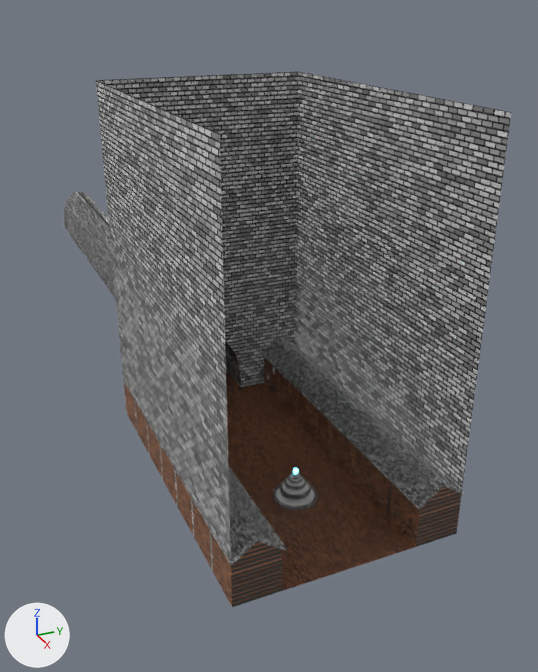
A saved change to the Blender file My project/Assets/Models/CicadaCastle.blend.
Rendered twice from a 50 mm camera at (24.4, -12.3, 20.3) aimed at (-15.2, 5.6, 0.5). Arrows for +X, +Y and +Z are at lower left; the lights stay in place.
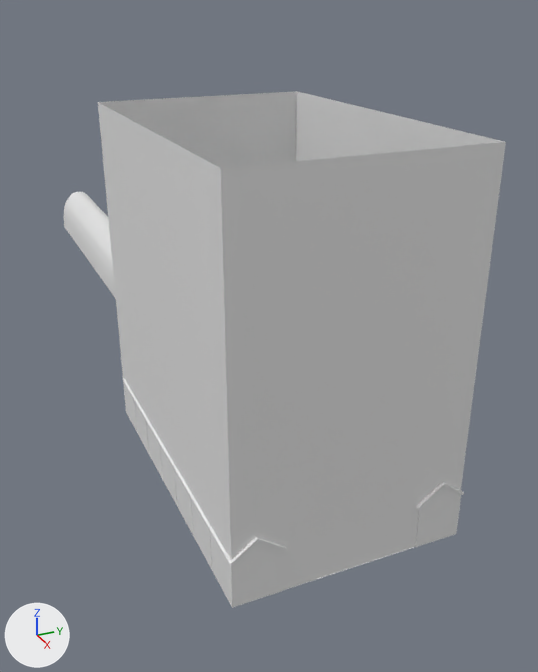
Edits to the scene script, one JSON object a line:
```json
{"block": "me_plane", "where": "# used by ob_plane; location = (0.0, 0.0, 0.0); rotation_euler = (0.0, 0.0, 3.142), in degrees (0, 0, 180); scale = (5.0, 5.0, 5.0)"}
{"op": "remove", "block": "me_plane", "code": "me_plane.from_pydata(...)  # 120 vertices, 36 faces; spans x -1.0..2.08, y -1.0..1.0, z 0.0..3.38"}
{"op": "remove", "block": "me_plane", "code": "me_plane.materials.append(mat_material_002)"}
{"op": "remove", "block": "me_plane", "code": "me_plane.materials.append(mat_material_003)"}
{"op": "add", "block": "me_plane", "code": "me_plane.from_pydata(...)  # 0 vertices, 0 faces; spans empty"}
{"block": "me_plane", "change": "me_plane part 1: the whole mesh is rebuilt"}
{"block": "me_cube_001", "where": "me_cube_001.from_pydata(...)  # 117 vertices, 100 faces; spans x -1.0..1.0, y -1.0..1.0, z -1.0..1.75"}
{"op": "remove", "block": "me_cube_001", "code": "me_cube_001.materials.append(mat_material_007)"}
{"block": "me_cube_002", "where": "me_cube_002.from_pydata(...)  # 167 vertices, 120 faces; spans x -1.0..1.0, y -1.0..1.0, z -1.0..1.75"}
{"op": "remove", "block": "me_cube_002", "code": "me_cube_002.materials.append(mat_material_007)"}
{"block": "me_cylinder", "where": "me_cylinder.from_pydata(...)  # 128 vertices, 98 faces; spans x -1.0..1.0, y -1.0..1.0, z -0.15..0.15"}
{"op": "remove", "block": "me_cylinder", "code": "me_cylinder.materials.append(mat_material_005)"}
{"block": "me_plane_001", "where": "me_plane_001.from_pydata(...)  # 181 vertices, 180 faces; spans x 2.08..9.7, y -0.33..0.33, z 0.0..0.68"}
{"block": "me_plane_001", "where": "# used by ob_plane_001; location = (0.0, 0.0, 0.0); rotation_euler = (0.0, 0.0, 3.142), in degrees (0, 0, 180); scale = (5.0, 5.0, 5.0)"}
{"block": "me_plane_001", "change": "me_plane_001 part 2: all 166 faces that had it switch from mat_material_002 to no material"}
{"block": "me_plane_001", "change": "me_plane_001 part 3: all 14 faces that had it switch from mat_material_003 to no material"}
{"block": "me_plane_002", "where": "me_plane_002.from_pydata(...)  # 12 vertices, 3 faces; spans x -1.0..2.08, y -1.0..1.0, z 0.0"}
{"op": "remove", "block": "me_plane_002", "code": "me_plane_002.materials.append(mat_material_003)"}
{"block": "me_cube_004", "where": "me_cube_004.from_pydata(...)  # 39 vertices, 28 faces; spans x -1.08..1.09, y -1.06..1.16, z 0.93..1.85"}
{"op": "remove", "block": "me_cube_004", "code": "me_cube_004.materials.append(mat_material_012)"}
{"block": "me_cube_006", "where": "me_cube_006.from_pydata(...)  # 39 vertices, 28 faces; spans x -1.08..1.09, y -1.06..1.16, z 0.93..1.85"}
{"block": "me_cube_006", "where": "# used by ob_cube_005; location = (1.8, 4.0, 1.0); rotation_euler = (0.0, 0.0, 3.142), in degrees (0, 0, 180)"}
{"op": "remove", "block": "me_cube_006", "code": "me_cube_006.materials.append(mat_material_007)"}
{"block": "me_cube_006", "change": "me_cube_006 part 4: all 27 faces that had it switch from mat_material_012 to no material"}
{"op": "add", "block": "me_cube", "code": ["me_cube = bpy.data.meshes.new('Cube')", "me_cube.from_pydata([(-1.0, -1.0, 0.0), (-1.0, -1.0, 2.0), (-1.0, 1.0, 0.0), (-1.0, 1.0, 2.0), (0.89, -1.0, 0.0), (0.89, -1.0, 2.0), (0.89, 1.0, 0.0), (0.89, 1.0, 2.0)], [], [(0, 2, 3, 1), (2, 6, 7, 3), (6, 4, 5, 7), (4, 0, 1, 5)])"]}
{"op": "add", "block": "ob_cube_006", "code": ["ob_cube_006 = bpy.data.objects.new('Cube.006', me_cube)", "ob_cube_006.location = (-2.35, 0.0, 0.0)", "ob_cube_006.scale = (8.16, 4.98, 7.98)"]}
```

Location of each change, (x1, y1, x2, y2) in pixels of the pictures (538 x 672 px):
```json
{"object": "Cube.006", "change": "added", "after": [98, 91, 506, 590]}
{"object": "Plane", "change": "no longer drawn", "before": [96, 72, 511, 571]}
{"object": "Plane.002", "change": "recoloured", "before": [126, 383, 416, 591], "after": [126, 383, 416, 591], "on screen": "brown to grey"}
{"object": "Cube", "change": "recoloured", "before": [124, 357, 462, 608], "after": [124, 357, 462, 608]}
{"object": "Cube.003", "change": "recoloured", "before": [123, 336, 464, 566], "after": [123, 336, 464, 566], "on screen": "grey to white"}
{"object": "Cube.001", "change": "recoloured", "before": [135, 373, 392, 569], "after": [135, 373, 392, 569], "on screen": "brown to grey"}
{"object": "Cylinder", "change": "recoloured", "before": [273, 472, 318, 511], "after": [273, 472, 318, 511]}
{"part": 2, "of": "me_plane_001", "change": "recoloured", "before": [64, 192, 116, 299], "after": [64, 192, 116, 299], "on screen": "grey to white"}
{"part": 3, "of": "me_plane_001", "change": "recoloured", "before": [226, 371, 240, 391]}
{"part": 4, "of": "me_cube_006", "change": "recoloured", "before": [133, 351, 429, 528], "after": [133, 396, 211, 528], "on screen": "grey to white"}
```
